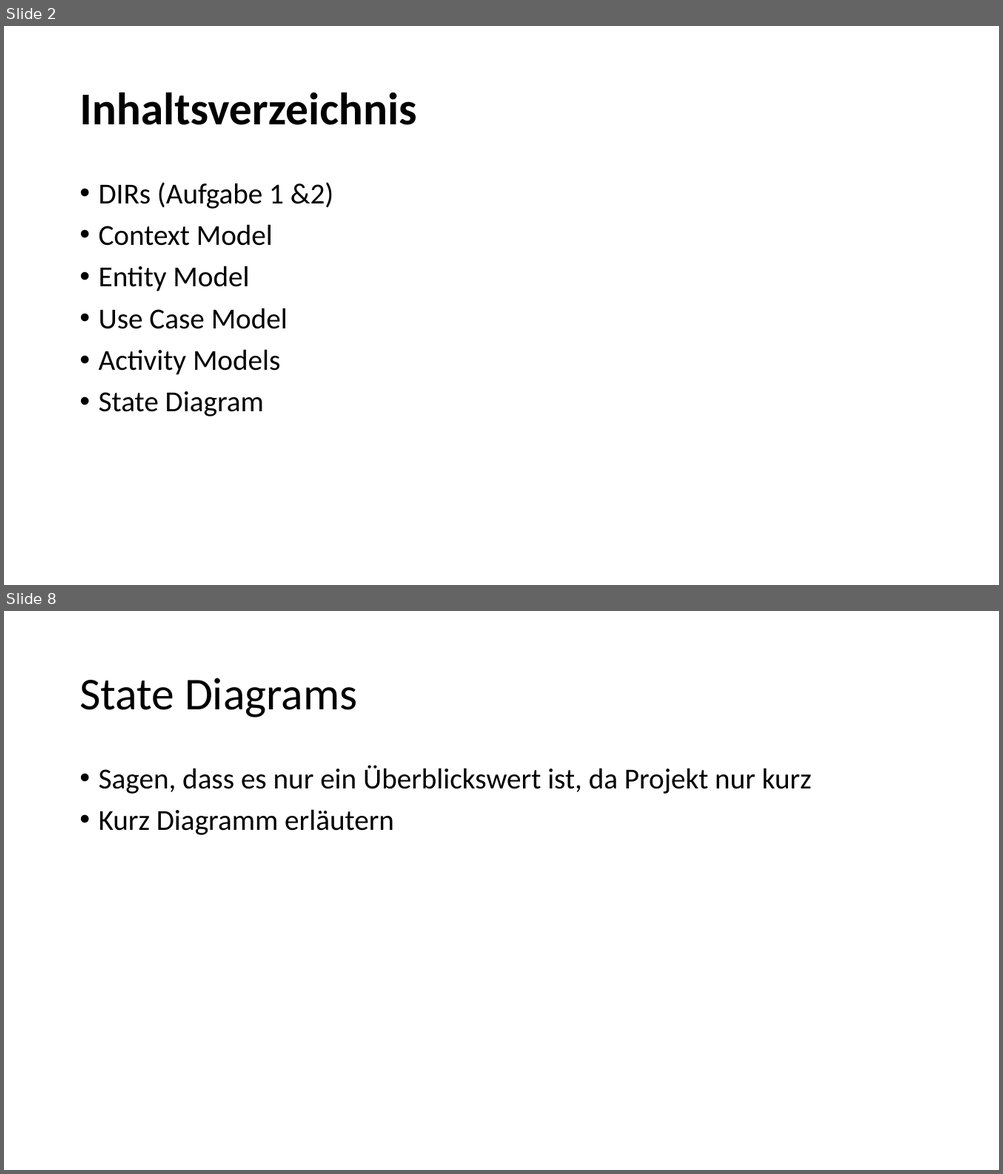
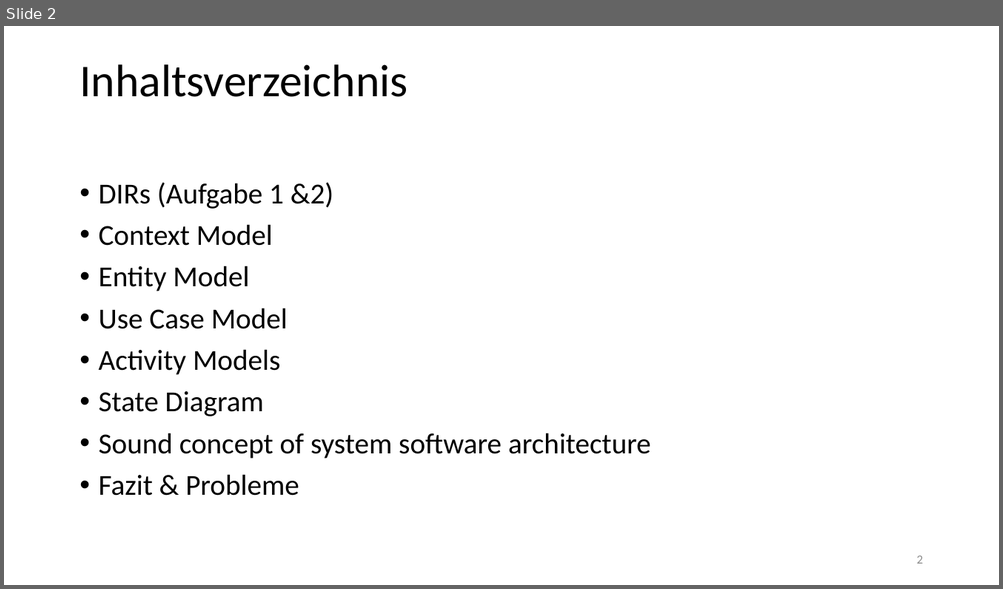
Before and after one commit to sid115/se-lab2, a slide deck: assets/presentation/presentation.pptx. Shown one above the other, each under a label of ours: slides 2 and 8 before the commit, slide 2 after it; the slides between them are not shown. The pictures are 1003x1174 and 1003x589 pixels, drawn with LibreOffice and Linux fonts; fonts in the diff are those of the drawing. Boxes give left, top, right and bottom in pixels: in the first picture for what was removed or moved away, otherwise in the second. Text is boxed around its words. In the diff, an @@ line names an element or a change of style, - is before the commit and + after.

```diff
--- a/assets/presentation/presentation.pptx
+++ b/assets/presentation/presentation.pptx
@@ slide 8 removed at bbox=[4, 611, 999, 1170], background #FFFFFF @@
@@ title removed at bbox=[79, 678, 357, 718] @@
-State Diagrams
@@ text removed at bbox=[99, 765, 811, 835] @@
-• Sagen, dass es nur ein Überblickswert ist, da Projekt nur kurz
-• Kurz Diagramm erläutern
@@ slide 2 changed as well @@
@@ title "Inhaltsverzeichnis": place and size @@
-title "Inhaltsverzeichnis" at bbox=[79, 92, 416, 125]
+title "Inhaltsverzeichnis" at bbox=[79, 64, 407, 97]
@@ title "Inhaltsverzeichnis" at bbox=[79, 64, 407, 97]: bold off @@
@@ text at bbox=[99, 433, 651, 496]: paragraphs added @@
+• Sound concept of system software architecture
+• Fazit & Probleme
@@ page number added at bbox=[916, 556, 922, 564], 12 pt, text #8C8C8C @@
+2
```
Also in this commit, not shown: 2 other slides changed, 9 slides added, 4 other slides removed, 8 other files.
